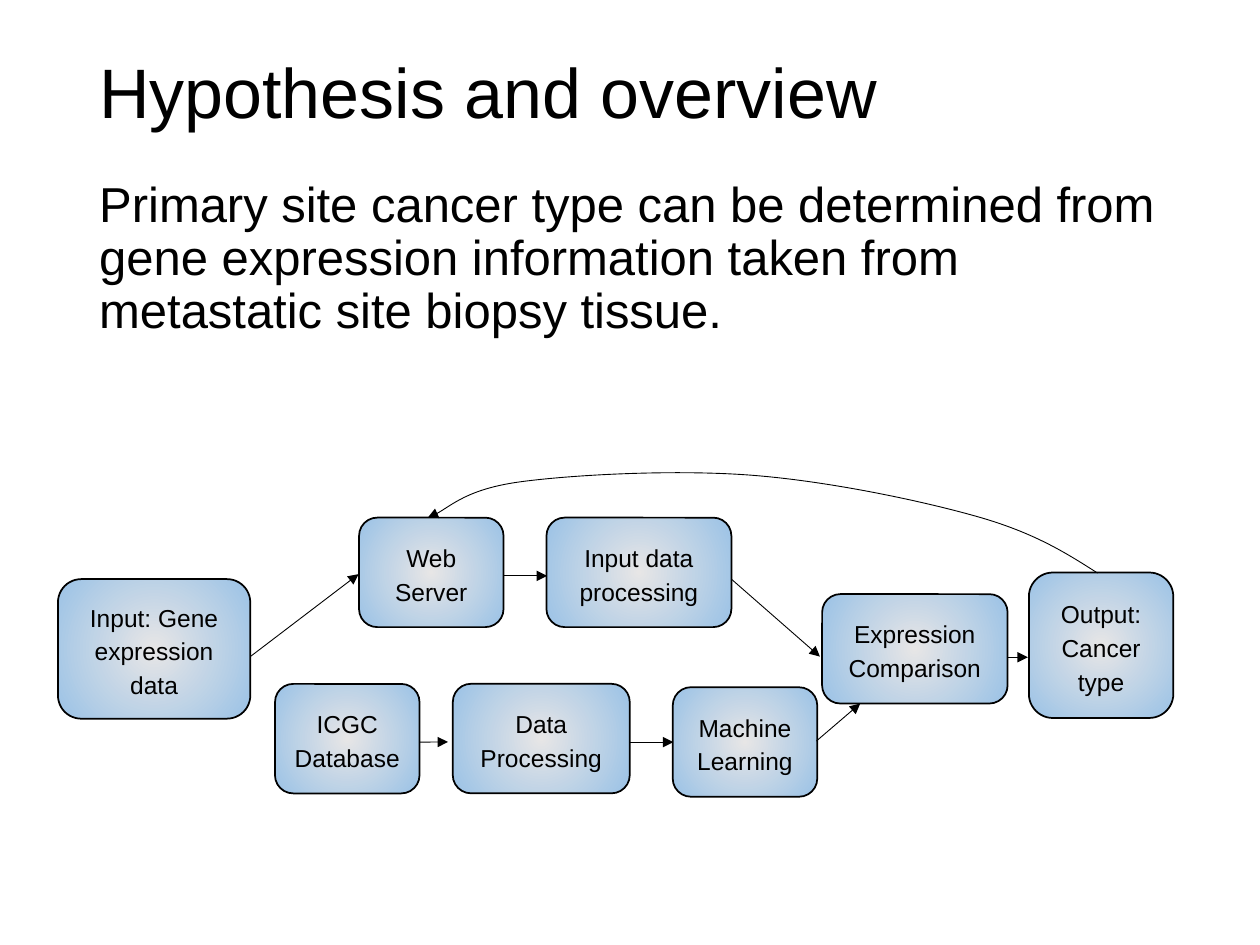
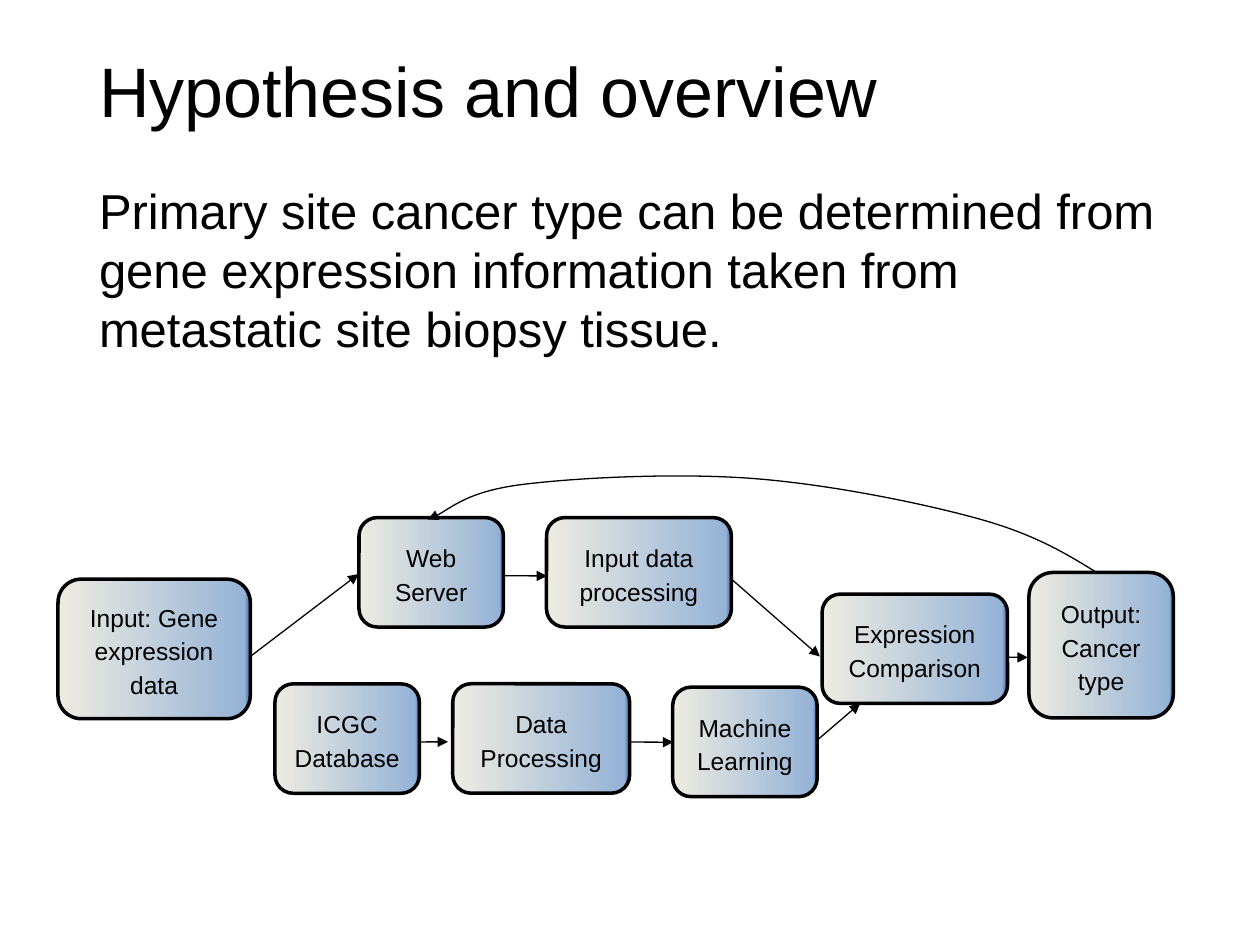
Before and after one commit to dr-artio/CancerClassifier, a slide deck: slide 4 of Powerpoint/ProjectPresentation_Draft.pptx. Drawn at 1260x945 pixels with LibreOffice and Linux fonts; fonts in the diff are those of the drawing. Boxes give left, top, right and bottom in pixels: in the first picture for what was removed or moved away, otherwise in the second. Text is boxed around its words. In the diff, an @@ line names an element or a change of style, - is before the commit and + after.

```diff
--- a/Powerpoint/ProjectPresentation_Draft.pptx
+++ b/Powerpoint/ProjectPresentation_Draft.pptx
@@ text "Primary site cancer type can ..." at (x1=99, y1=193, x2=1154, y2=357): line spacing 0.9 to 1; less space between paragraphs @@
@@ freeform shape at (x1=428, y1=472, x2=1099, y2=573): outline #000000 0.5 pt to #000000 0.75 pt; outline redrawn @@
@@ arrow (251, 656) - (359, 575): stroke #000000 0.5 pt to #000000 0.75 pt @@
@@ arrow (503, 576) - (547, 576): stroke #000000 0.5 pt to #000000 0.75 pt @@
@@ arrow (732, 580) - (820, 656): stroke #000000 0.5 pt to #000000 0.75 pt @@
@@ fill gradient #E7E6E6 to #9DC3E6 to #4583BB to gradient #EEECE1 to #95B3D7 to #3C6CA6; outline #000000 1 pt to #000000 2 pt; proportions changed in 8 elements at (x1=1029, y1=572, x2=1174, y2=717), (x1=58, y1=580, x2=251, y2=719), (x1=359, y1=518, x2=504, y2=627), (x1=275, y1=684, x2=420, y2=794), (x1=452, y1=684, x2=629, y2=794), (x1=547, y1=518, x2=732, y2=627), (x1=673, y1=687, x2=818, y2=796), (x1=822, y1=595, x2=1007, y2=704) @@
@@ arrow (1007, 658) - (1028, 658): stroke #000000 0.5 pt to #000000 0.75 pt @@
@@ arrow (816, 741) - (861, 703): stroke #000000 0.5 pt to #000000 0.75 pt @@
@@ arrow (420, 742) - (449, 742): stroke #000000 0.5 pt to #000000 0.75 pt @@
@@ arrow (629, 742) - (673, 742): stroke #000000 0.5 pt to #000000 0.75 pt @@
```
Also in this commit, not shown: 14 other slides changed, 2 slides added, 1 slide removed.
